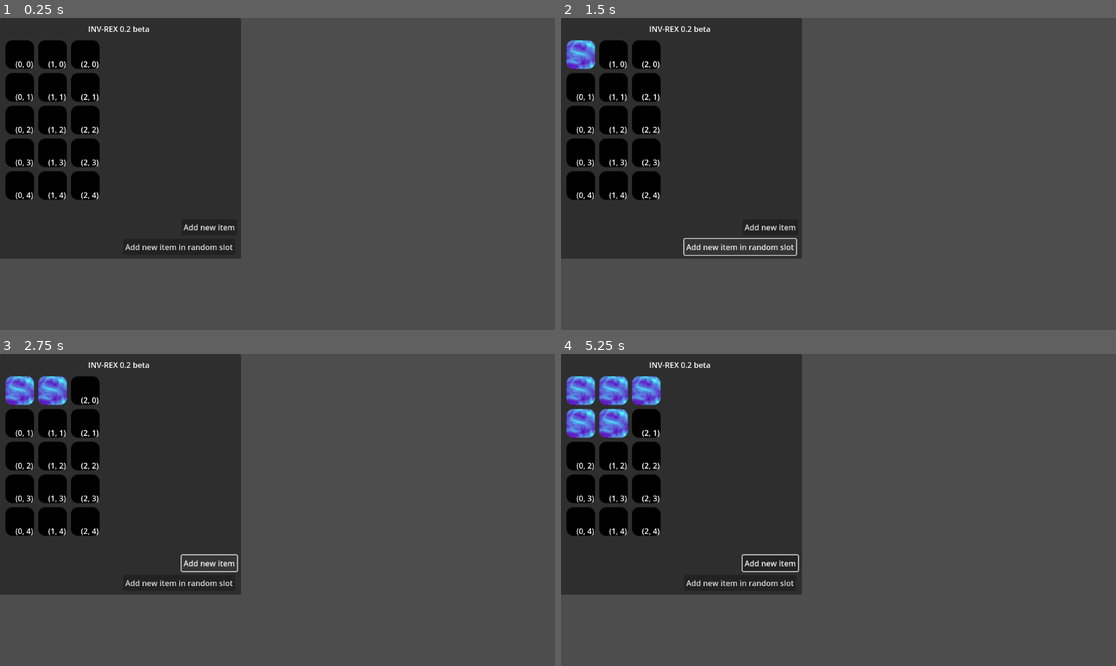
Above: before the commit, frames 1-4 (two rows, left to right).
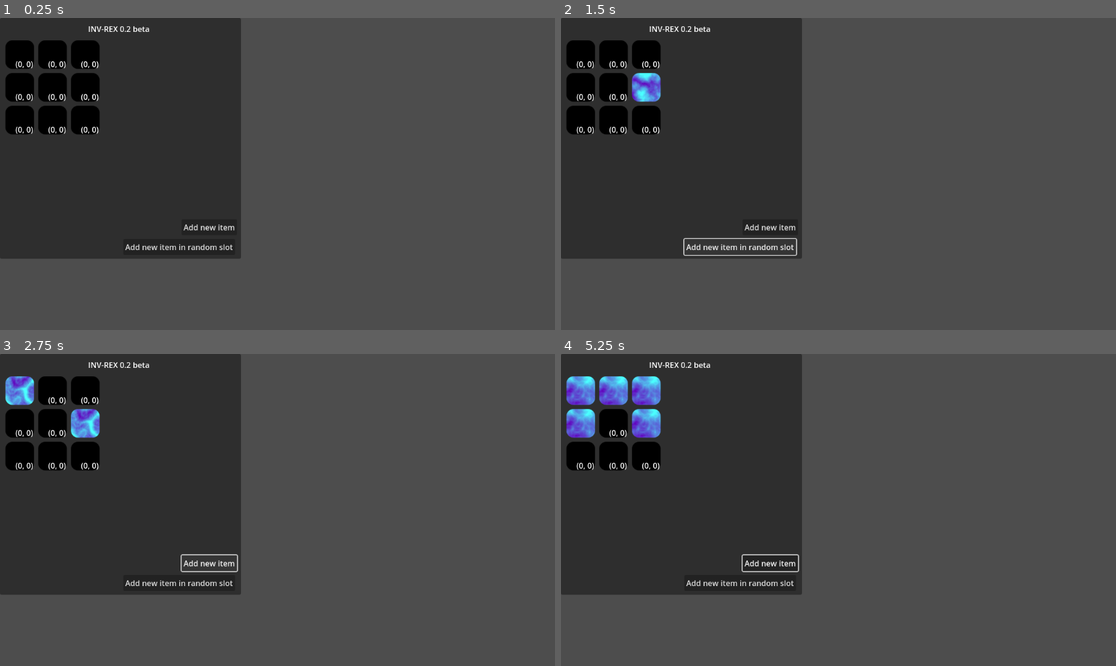
Above: after the commit, the same moments.

Repository: karlProbst/Inventossaurorex
Game: Godot game, scene res://Principal.tscn
Same seed, same stepped clock (60 frames per second), same inputs: the game is played once before the commit and once after it.
Inputs (mouse positions are in pixels of both pictures, inside the frame that each line leads up to):
- Up to frame 1 (0.25 s): no input
- Up to frame 2 (1.5 s): click "Add new item in random slot" at 0.5 s; click "Add new item in random slot" at 1.25 s
- Up to frame 3 (2.75 s): click "Add new item" at 2 s
- Up to frame 4 (5.25 s): click "Add new item" at 2.75 s; click "Add new item in random slot" at 3.5 s; click "Add new item" at 4.25 s; tap Enter at 5 s; move the mouse to (960, 494) at 5.02 s

The runs differ from the first frame. In frame 1, 2.8% of the frame differs, in the area x 1-18%, y 13-59%; in frame 2, 3.7%; in frame 3, 4.0%; in frame 4, 4.9%, in the area x 1-19%, y 7-59%.

Commit message:
array2D of nodes for better scalability, robust error handling

Diff:
--- a/InventoryController.gd
+++ b/InventoryController.gd
@@ -15,15 +15,20 @@
 const INVALID_SLOT = Vector2i(-1, -1)
 const EMPTY_SLOT = Vector2i(0, 0)
 
+
 #checa se os nodes e o array size sao validos
 #instancia os nodes vazios do inventario
 #carrega itens salvos?
+
+
+
+
 func UpdateGrid(_value):
 	itemArray = updateArray(itemArray,Vector2(ARRAY_SIZE_X,ARRAY_SIZE_Y))
 	maxItems=ARRAY_SIZE_X*ARRAY_SIZE_Y
 	get_node("GridContainer").columns = ARRAY_SIZE_X
-	for y in ARRAY_SIZE_Y:
-		for x in ARRAY_SIZE_X:
+	for x in ARRAY_SIZE_X:
+		for y in ARRAY_SIZE_Y:
 			InstantiateSlotScene(slotScene,get_node("GridContainer"),ItemResource.new(),Vector2i(x,y))
 
 	for slot in get_children():
@@ -34,26 +39,37 @@
 
 #todo: fazer dicionario
 func GetSlotNode(itemxy:Vector2i)->Node:
-	for slot in get_node("GridContainer").get_children():
-		if "item_data" in slot:
-			if slot.item_data.itemxy==itemxy:
-				return slot
-	printerr("DIDNT FOUND SLOT NODE")
+	for x in ARRAY_SIZE_X:
+		for y in ARRAY_SIZE_Y:
+			if itemArray[x][y] == itemxy:
+				return itemArray[x][y]
+	printerr("nao conseguiu, inv lotado")
 	return null
-func InstantiateSlotScene(scene:PackedScene,fatherNode:Node,resource:ItemResource,itemxy:Vector2i):
+
+
+func InstantiateSlotScene(scene:PackedScene,fatherNode:Node,resource:ItemResource,itemxy:Vector2i)->void:
 	if itemxy == INVALID_SLOT:
 		printerr("no valid slot,full?")
 		return
 	var newInstance=scene.instantiate()
 	fatherNode.add_child(newInstance)
-	resource.itemxy=itemxy
+	itemArray[itemxy.x][itemxy.y]=newInstance
 	newInstance.set_item_data(resource)
 
 func FindFirstOpenSlot() -> Vector2i:
-	for slot in get_node("GridContainer").get_children():
-		if slot.item_data != null and slot.item_data.id == 0:
-			return slot.item_data.itemxy
+	#checa se há slot livre
+	for x in ARRAY_SIZE_X:
+		for y in ARRAY_SIZE_Y:
+			if itemArray[x][y].item_data.id == 0:
+				return Vector2i(x, y)
+	printerr("nao conseguiu, inv lotado")
 	return INVALID_SLOT
+
+
+#	for slot in get_node("GridContainer").get_children():
+#		if slot.item_data != null and slot.item_data.id == 0:
+#			return slot.item_data.itemxy
+#	return INVALID_SLOT
 
 
 
@@ -91,24 +107,28 @@
 	#Se EMPTY, encontrar o primeiro slot disponível
 	if itemxy == EMPTY_SLOT:
 		target_pos = FindFirstOpenSlot()
+		print("CAIU NO BUG ",target_pos)
 	else:
+		print("CAIU NO RAIO DO ELSE",target_pos)
 		target_pos = itemxy
 	# Confere se o inventário está cheio
 	if target_pos == INVALID_SLOT:
 		printerr("Inventário cheio! Não foi possível adicionar o item: ", resource.id)
 		return false
 	# Confere se está dentro dos limites da grid
-	if target_pos.x < 0 or target_pos.x >= ARRAY_SIZE_X or target_pos.y < 0 or target_pos.y >= ARRAY_SIZE_Y:
+	if target_pos.x < 0 or target_pos.x > ARRAY_SIZE_X or target_pos.y < 0 or target_pos.y > ARRAY_SIZE_Y:
 		printerr("Out of bounds addition!! ", target_pos)
+		print( Vector2i(ARRAY_SIZE_X,ARRAY_SIZE_Y))
 		return false
 
+	if itemArray[target_pos.x][target_pos.y].item_data.id==0:
+		var slot = itemArray[target_pos.x][target_pos.y]
+		slot.set_item_data(resource)
+		return true
+	printerr("Slot ocupied! ",itemArray[itemxy.x][itemxy.y].item_data.id)
+	return false
 
-	for slot in get_node("GridContainer").get_children():
-		if slot.item_data.id == 0 and slot.item_data.itemxy == target_pos:
-			slot.set_item_data(resource)
-			return true
 
-	return false
 
 
 func _on_mouse_entered_panel() -> void:
@@ -119,7 +139,7 @@
 
 
 func _on_add_random_slot_item() -> void:
-	AddItem(preload("res://Items/lsd.tres"),Vector2i(randi_range(0,3),randi_range(0,5)))
+	AddItem(preload("res://Items/lsd.tres"),Vector2i(1,2))
 
 
 func _on_add_new_item_pressed() -> void:
--- /dev/null
+++ b/Inventory_Input_Logic_Handler.gd
@@ -0,0 +1,36 @@
+extends Node
+
+@export var inventory_node : Node
+
+#mouse
+#keyboard
+#controller
+
+
+#drag
+#drop
+#highlight
+#highlight
+#use
+var selected_slot: Vector2i = Vector2i.ZERO
+var dragging_item = null
+
+func _unhandled_input(event: InputEvent) -> void:
+	if event.is_action_pressed("ui_inventory_open"):
+		toggle_inventory_visibility()
+	elif event.is_action_pressed("ui_inventory_use_item"):
+		use_selected_item()
+	elif event.is_action_pressed("ui_inventory_drop_item"):
+		drop_selected_item()
+	# Adicione outras ações conforme necessário
+
+func toggle_inventory_visibility() -> void:
+	inventory_node.visible = not inventory_node.visible
+
+func use_selected_item() -> void:
+	# Exemplo básico
+	pass
+
+func drop_selected_item() -> void:
+	# Exemplo básico
+	pass
--- a/Principal.tscn
+++ b/Principal.tscn
@@ -1,6 +1,7 @@
-[gd_scene load_steps=3 format=3 uid="uid://csh8qcj5ihcna"]
+[gd_scene load_steps=4 format=3 uid="uid://csh8qcj5ihcna"]
 
 [ext_resource type="Script" uid="uid://b2fqe0argvwf8" path="res://InventoryController.gd" id="1_4to2k"]
+[ext_resource type="Script" uid="uid://dwluipgvli42h" path="res://Inventory_Input_Logic_Handler.gd" id="2_5hs68"]
 [ext_resource type="PackedScene" uid="uid://bl8fhnsbk6ndk" path="res://Scenes/Slot.tscn" id="2_a35id"]
 
 [node name="Node2D" type="Node2D"]
@@ -15,13 +16,14 @@
 grow_horizontal = 2
 grow_vertical = 2
 
-[node name="Panel" type="Panel" parent="CanvasLayer/Control" node_paths=PackedStringArray("dragNode")]
+[node name="Panel" type="Panel" parent="CanvasLayer/Control"]
 layout_mode = 0
 offset_right = 500.0
 offset_bottom = 500.0
 script = ExtResource("1_4to2k")
-ARRAY_SIZE_Y = 5
-dragNode = NodePath("Drag")
+
+[node name="InputLogicHandler" type="Node" parent="CanvasLayer/Control/Panel"]
+script = ExtResource("2_5hs68")
 
 [node name="Drag" parent="CanvasLayer/Control/Panel" instance=ExtResource("2_a35id")]
 layout_mode = 2
--- a/Scenes/slot.gd
+++ b/Scenes/slot.gd
@@ -7,6 +7,11 @@
 func set_item_data(data: ItemResource) -> void:
 	item_data = data
 	_update_visual()
+	#remove later
+	if item_data.id==1:
+		$Panel/TextureRect.texture.noise.seed=randi_range(1,9999)
+		$Panel/TextureRect.texture.noise.noise_type=randi_range(0,5)
+
 
 func clear_item() -> void:
 	item_data = null
@@ -18,7 +23,7 @@
 		return
 	# Atualiza o ícone
 	if icon_node:
-		icon_node.texture = item_data.icon if item_data.icon != null else null
+		icon_node.texture = item_data.icon
 	# Atualiza o stack label
 	if label_node:
 		if item_data.stackable and item_data.stack >= 0:
Not shown, added: Inventory_Input_Logic_Handler.gd.uid
